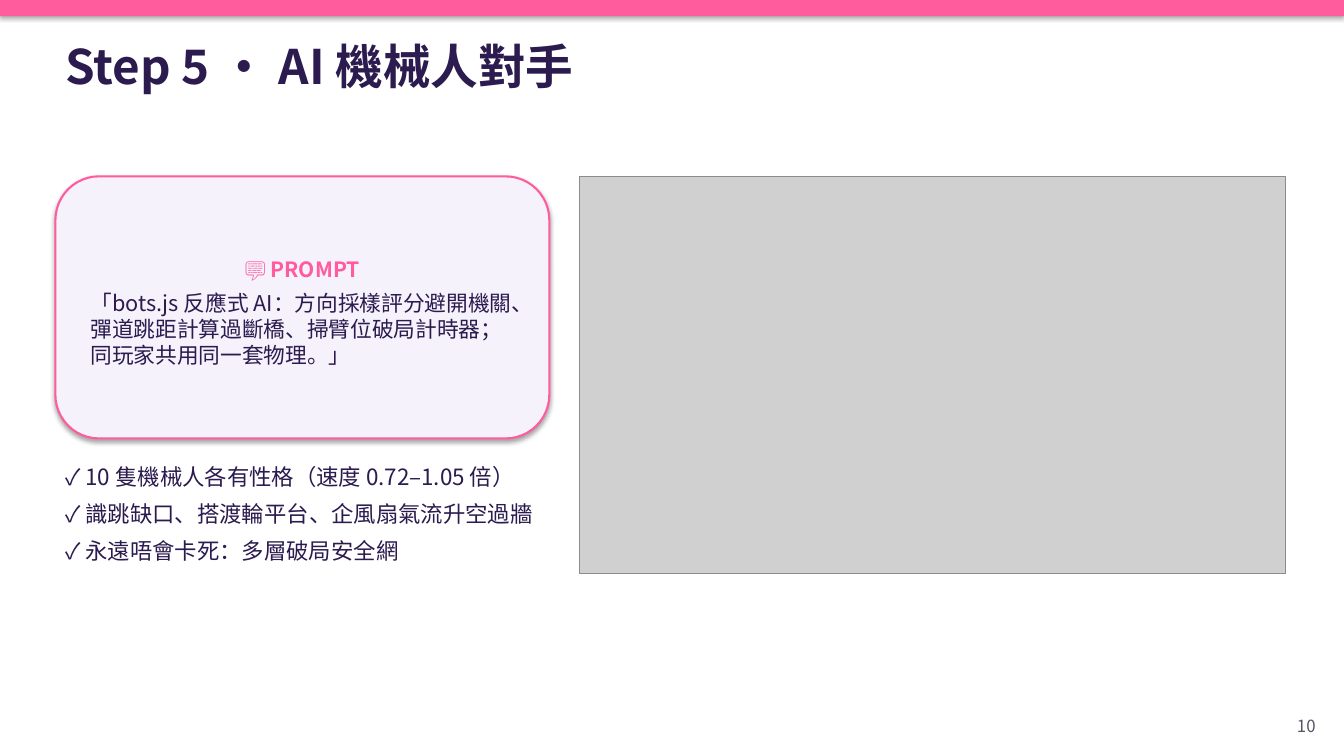
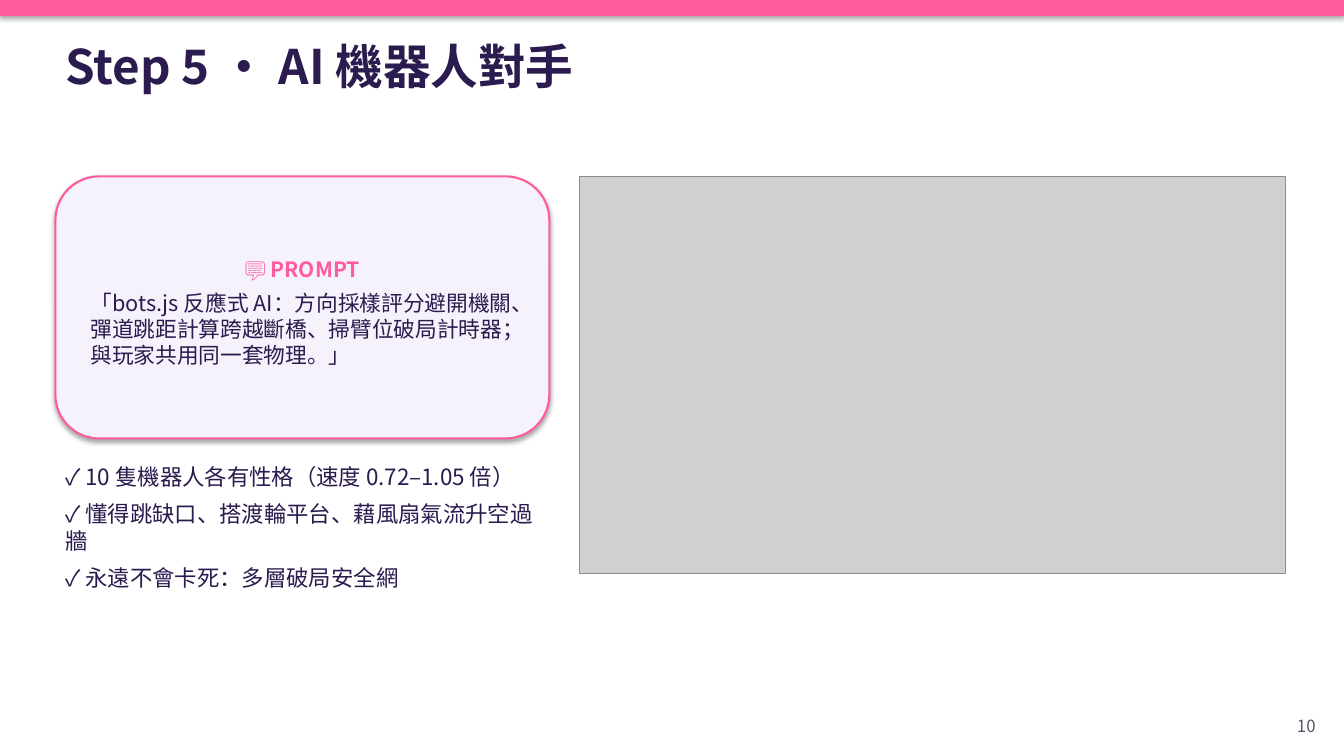
Before and after one commit to chengkaho98-svg/Mini3Dgame, a slide deck: slide 10 of 糖糖大亂鬥_AI開發Playbook.pptx. Drawn at 1344x756 pixels with LibreOffice and Linux fonts; fonts in the diff are those of the drawing; grey boxes stand for pictures. Boxes give left, top, right and bottom in pixels: in the first picture for what was removed or moved away, otherwise in the second. Text is boxed around its words. In the diff, an @@ line names an element or a change of style, - is before the commit and + after.

```diff
--- a/糖糖大亂鬥_AI開發Playbook.pptx
+++ b/糖糖大亂鬥_AI開發Playbook.pptx
@@ text at box(65, 43, 574, 95): text changed @@
-Step 5 · AI 機械人對手
+Step 5 · AI 機器人對手
@@ text in rounded rectangle at box(90, 292, 534, 365): text changed @@
-「bots.js 反應式 AI：方向採樣評分避開機關、彈道跳距計算過斷橋、掃臂位破局計時器；同玩家共用同一套物理。」
+「bots.js 反應式 AI：方向採樣評分避開機關、彈道跳距計算跨越斷橋、掃臂位破局計時器；與玩家共用同一套物理。」
@@ text at box(65, 466, 533, 588): text changed @@
-✓ 10 隻機械人各有性格（速度 0.72–1.05 倍）
-✓ 識跳缺口、搭渡輪平台、企風扇氣流升空過牆
-✓ 永遠唔會卡死：多層破局安全網
+✓ 10 隻機器人各有性格（速度 0.72–1.05 倍）
+✓ 懂得跳缺口、搭渡輪平台、藉風扇氣流升空過牆
+✓ 永遠不會卡死：多層破局安全網
```
Also in this commit, not shown: 13 other slides changed, 32 other files.
